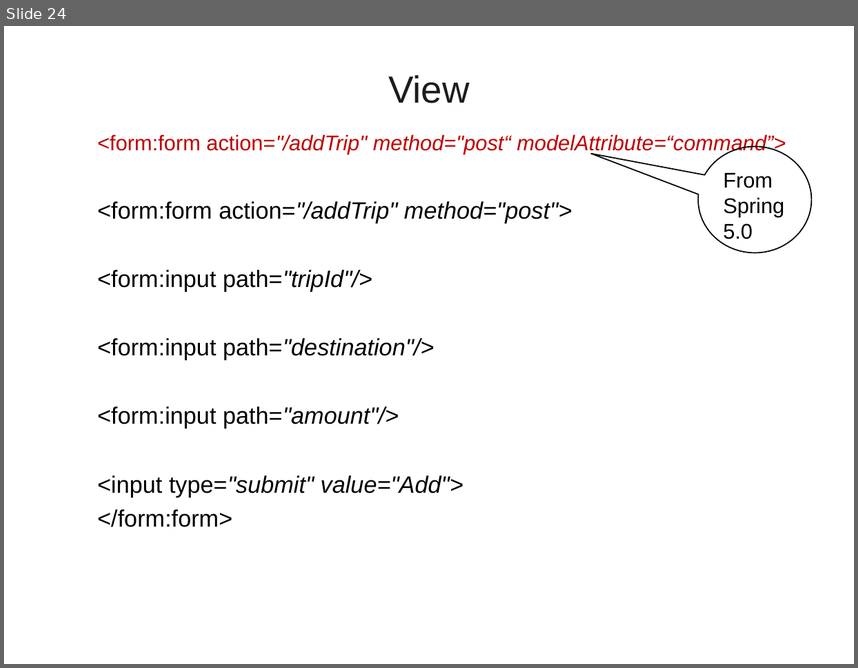
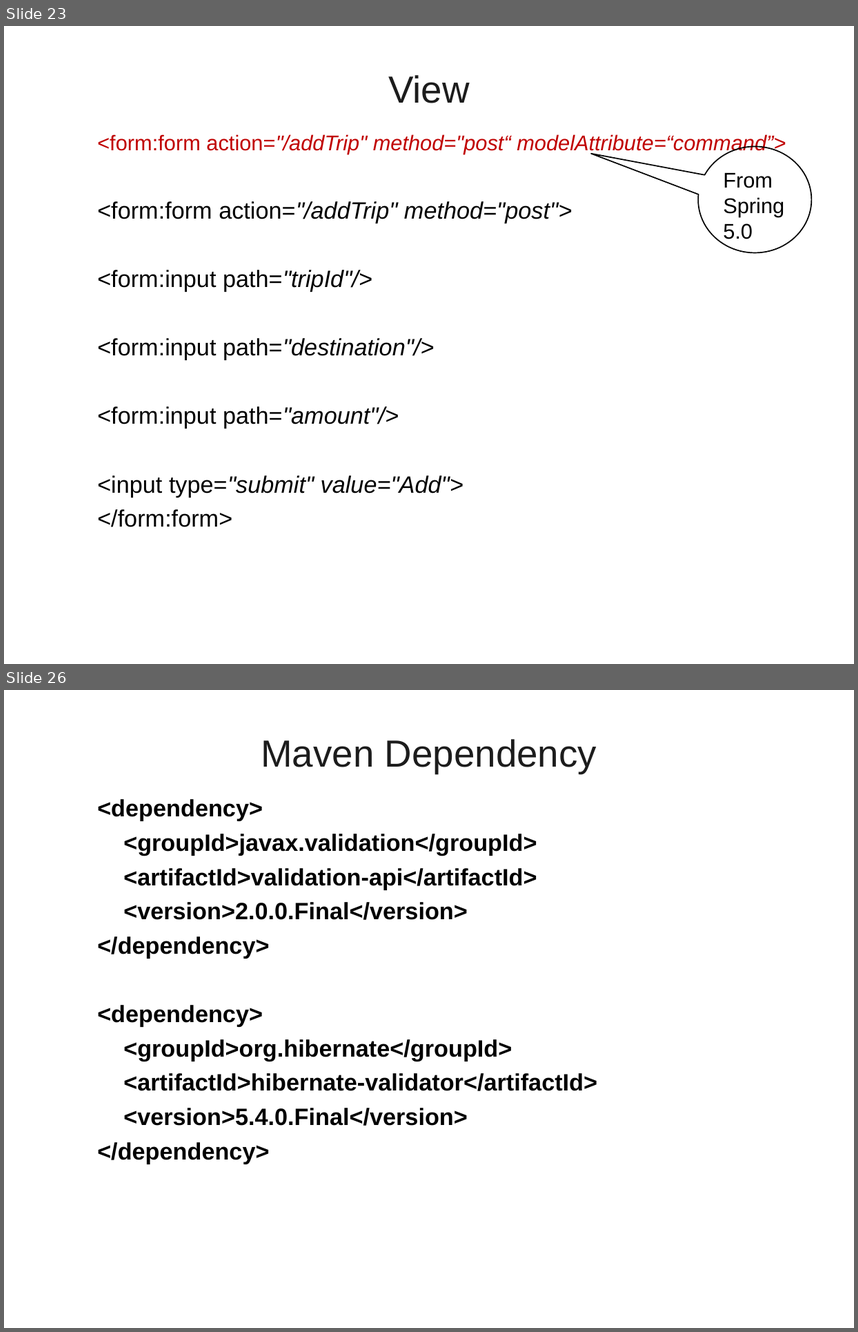
Before and after one commit to vatsanTraining/freshers_dec_2021, a slide deck: SpringBoot_MVC.ppt. Shown one above the other, each under a label of ours: slide 24 before the commit, slides 23 and 26 after it; the slides between them are not shown. The pictures are 858x668 and 858x1332 pixels, drawn with LibreOffice and Linux fonts; fonts in the diff are those of the drawing; background and template pictures are left out. Boxes give left, top, right and bottom in pixels: in the first picture for what was removed or moved away, otherwise in the second. Text is boxed around its words. In the diff, an @@ line names an element or a change of style, - is before the commit and + after.

```diff
--- a/SpringBoot_MVC.ppt
+++ b/SpringBoot_MVC.ppt
@@ slide 26 added at (x1=4, y1=690, x2=854, y2=1328), background picture (left out) @@
@@ title added at (x1=261, y1=739, x2=597, y2=773), 32 pt, text #1C1C1C @@
+Maven Dependency
@@ text added at (x1=97, y1=799, x2=597, y2=1163), 20 pt, text #000000, bold @@
+  <dependency>
+  <groupId>javax.validation</groupId>
+  <artifactId>validation-api</artifactId>
+  <version>2.0.0.Final</version>
+  </dependency>
+  <dependency>
+  <groupId>org.hibernate</groupId>
+  <artifactId>hibernate-validator</artifactId>
+  <version>5.4.0.Final</version>
+  </dependency>
@@ what was slide 24 is now slide 23 @@
```
Also in this commit, not shown: 3 slides changed, 9 other slides added.
